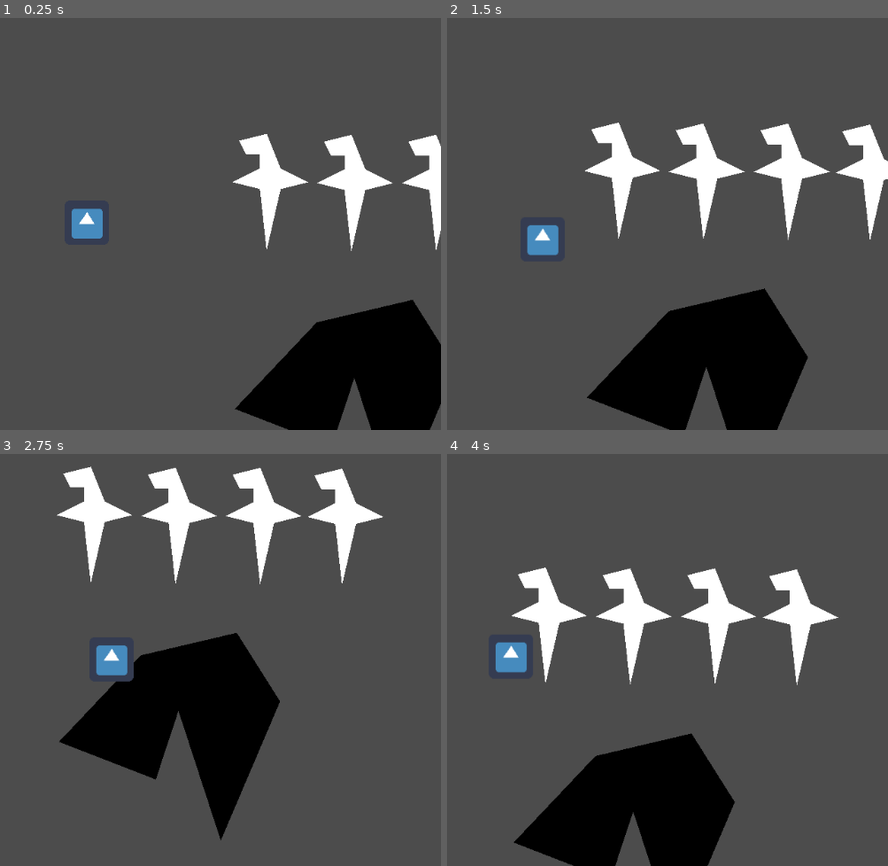
Above: before the commit, frames 1-4 (two rows, left to right).
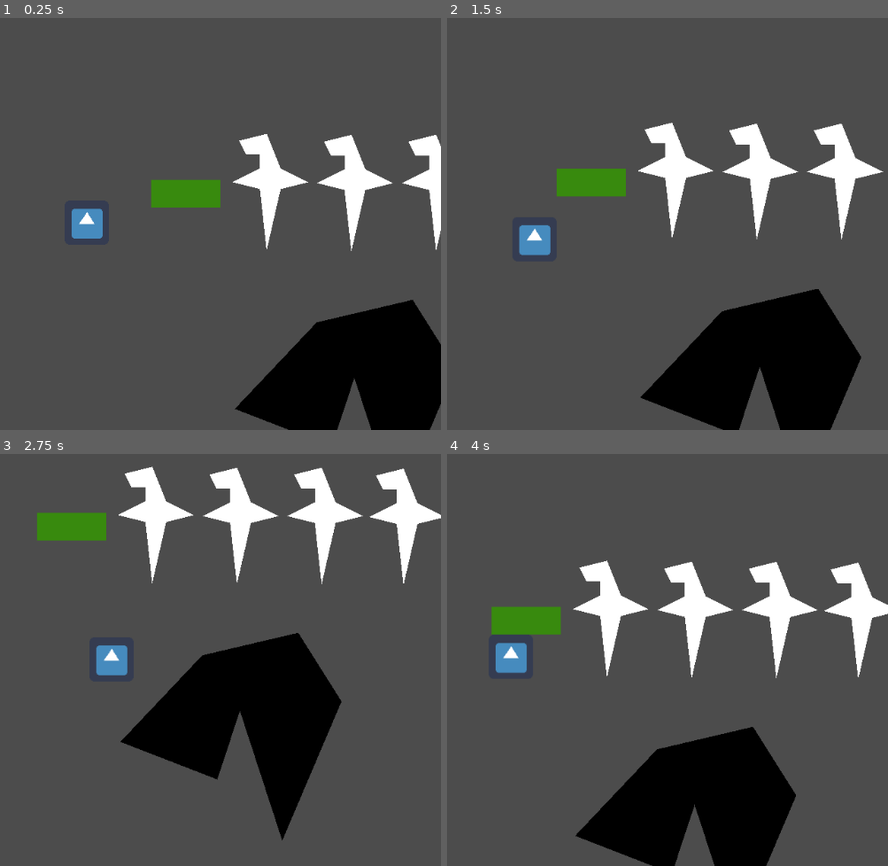
Above: after the commit, the same moments.

Repository: Fenderbate/LD45
Game: Godot game, scene res://scenes/main/Main.tscn
Two runs of this game, one before a commit and one after it. Both use one fixed random seed, a clock stepped at 60 frames per second and the inputs below. The engine's default icon, where the game draws it, is replaced by a stand-in: a white triangle on a blue panel in a dark square.
Inputs:
- Up to frame 1 (0.25 s): no input
- Up to frame 2 (1.5 s): tap Enter at 0.5 s; hold D (right) 0.53-1.28 s; tap E at 0.6, 1.35 s; hold S (down) from 1.28 s (still down)
- Up to frame 3 (2.75 s): release S (down) at 2.03 s; hold D (right) from 2.03 s (still down); tap E at 2.1 s
- Up to frame 4 (4 s): release D (right) at 2.78 s; hold W (up) 2.78-3.53 s; tap E at 2.85, 3.6 s; hold A (left) from 3.53 s (still down)

The runs differ from the first frame. In frame 1, 1.0% of the frame differs, in the area x 34-50%, y 39-47%; in frame 2, 18%; in frame 3, 21%, in the area x 8-100%, y 3-94%; in frame 4, 19%.

Commit message:
Update
made marked stand

Diff:
--- a/scenes/main/Main.tscn
+++ b/scenes/main/Main.tscn
@@ -1,7 +1,8 @@
-[gd_scene load_steps=3 format=2]
+[gd_scene load_steps=4 format=2]
 
 [ext_resource path="res://scenes/player/Player.tscn" type="PackedScene" id=1]
 [ext_resource path="res://scenes/person/Person.tscn" type="PackedScene" id=2]
+[ext_resource path="res://scenes/market_stand/MarketStand.tscn" type="PackedScene" id=3]
 
 [node name="Main" type="Node"]
 
@@ -24,3 +25,7 @@
 
 [node name="Person4" parent="." instance=ExtResource( 2 )]
 position = Vector2( 692.431, 106.109 )
+
+[node name="MarketStand" parent="." instance=ExtResource( 3 )]
+position = Vector2( 212.218, 20.4056 )
+hold = "Item"
--- /dev/null
+++ b/scenes/market_stand/MarketStand.gd
@@ -0,0 +1,21 @@
+extends Interactable
+
+export(String,"Food","Gold","Item")var hold = "Food"
+
+var stole = false
+
+# Called when the node enters the scene tree for the first time.
+func _ready():
+	pass # Replace with function body.
+
+func interact():
+	if stole:
+		return
+	print("stole ",hold)
+	Global.greed += 1
+	if hold == "Food":
+		Global.gluttony += 1
+	elif hold == "Gold":
+		Global.greed += 1
+	elif hold == "Item":
+		print("Item stealing has no funtion!")
--- /dev/null
+++ b/scenes/market_stand/MarketStand.tscn
@@ -0,0 +1,26 @@
+[gd_scene load_steps=4 format=2]
+
+[ext_resource path="res://scenes/market_stand/MarketStand.gd" type="Script" id=1]
+
+[sub_resource type="RectangleShape2D" id=1]
+extents = Vector2( 50, 20 )
+
+[sub_resource type="RectangleShape2D" id=2]
+extents = Vector2( 50, 20 )
+
+[node name="MarketStand" type="Area2D"]
+script = ExtResource( 1 )
+
+[node name="CollisionShape2D" type="CollisionShape2D" parent="."]
+position = Vector2( 0, 40 )
+shape = SubResource( 1 )
+
+[node name="StaticBody2D" type="StaticBody2D" parent="."]
+editor/display_folded = true
+
+[node name="CollisionShape2D" type="CollisionShape2D" parent="StaticBody2D"]
+shape = SubResource( 2 )
+
+[node name="Polygon2D" type="Polygon2D" parent="StaticBody2D"]
+color = Color( 0.223529, 0.545098, 0.0588235, 1 )
+polygon = PoolVector2Array( -50, -20, 50, -20, 50, 20, -50, 20 )
--- a/scenes/person/Person.gd
+++ b/scenes/person/Person.gd
@@ -7,7 +7,8 @@
 	pass # Replace with function body.
 
 func interact():
-	if !stole:
-		print("Stole some money :v")
-		stole = true
-		Global.greed += 1
+	if stole:
+		return
+	print("Stole some money :v")
+	stole = true
+	Global.greed += 1
